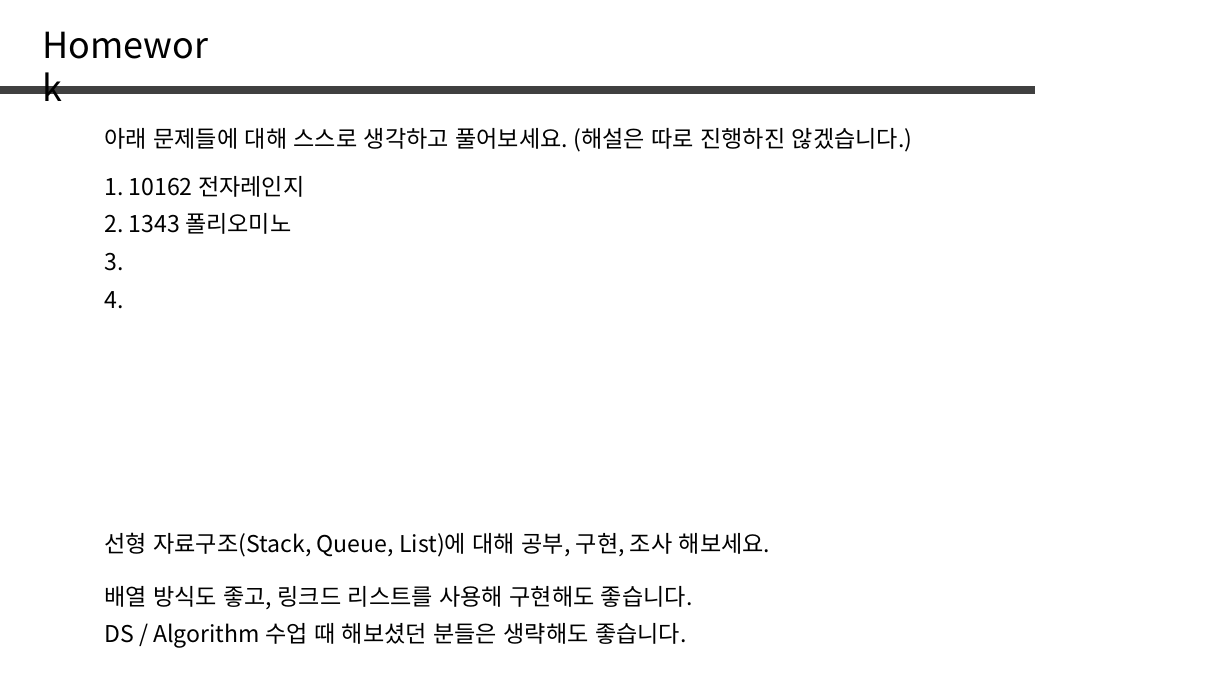
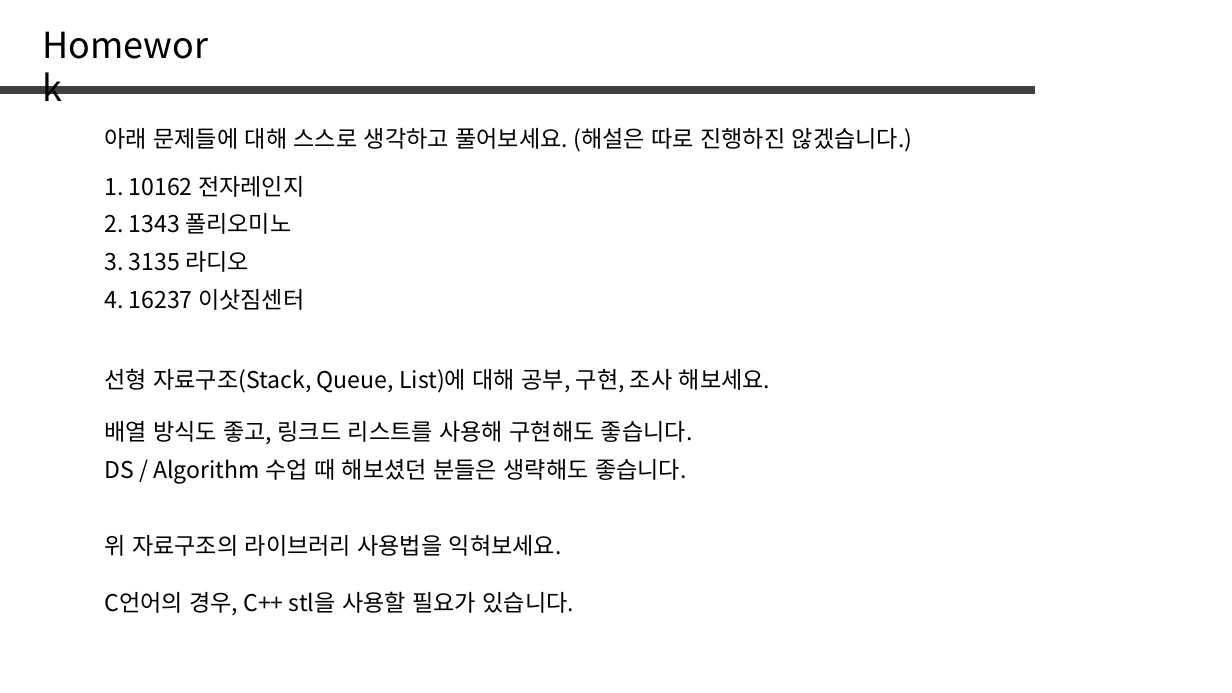
Before and after one commit to jaehoo1/PS-study, a slide deck: slide 23 of study/6_Greedy.pptx. Drawn at 1232x693 pixels with LibreOffice and Linux fonts; fonts in the diff are those of the drawing. Boxes give left, top, right and bottom in pixels: in the first picture for what was removed or moved away, otherwise in the second. Text is boxed around its words. In the diff, an @@ line names an element or a change of style, - is before the commit and + after.

Commit message:
6작성중

```diff
--- a/study/6_Greedy.pptx
+++ b/study/6_Greedy.pptx
@@ text at [104, 251, 249, 272]: text changed @@
-3.
+3. 3135 라디오
@@ text at [104, 289, 304, 310]: text changed @@
-4.
+4. 16237 이삿짐센터
@@ text "선형 자료구조(Stack, Queue, List)에 대해 ...": place and size @@
-text "선형 자료구조(Stack, Queue, List)에 대해 ..." at [104, 532, 770, 557]
+text "선형 자료구조(Stack, Queue, List)에 대해 ..." at [104, 368, 770, 393]
@@ text "배열 방식도 좋고, 링크드 리스트를 ...": place and size @@
-text "배열 방식도 좋고, 링크드 리스트를 ..." at [104, 586, 692, 609]
+text "배열 방식도 좋고, 링크드 리스트를 ..." at [104, 421, 692, 444]
@@ text "DS / Algorithm 수업 때 ...": place and size @@
-text "DS / Algorithm 수업 때 ..." at [104, 623, 686, 648]
+text "DS / Algorithm 수업 때 ..." at [104, 459, 686, 483]
@@ text added at [104, 535, 562, 556], 18 pt, text #000000 @@
+위 자료구조의 라이브러리 사용법을 익혀보세요.
@@ text added at [104, 591, 574, 615], 18 pt, text #000000 @@
+C언어의 경우, C++ stl을 사용할 필요가 있습니다.
```
